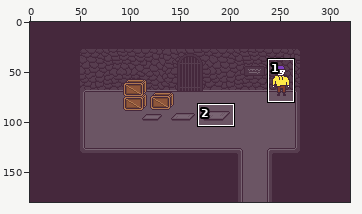
Two states of a pixel-art file, assets/aseprite/cargo_puzzle.aseprite. Above: a wide view before the commit, with the close-up outlined.
Close-up. The starting point:
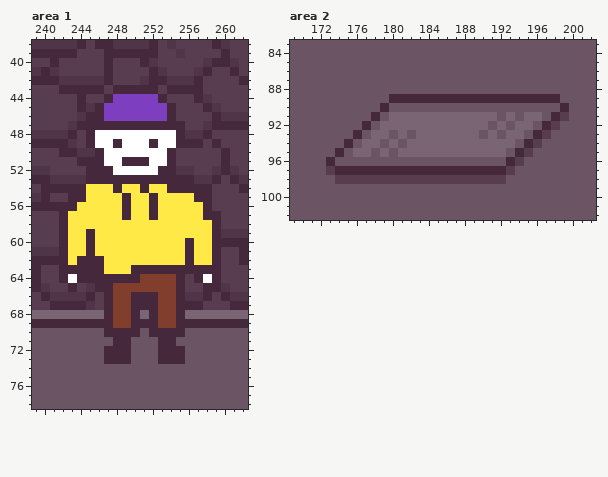
320x180 pixels, 1 frame. Colours within 5 levels of each other are drawn and written as one. Shown: area 1: x 239..262, y 38..78; area 2: x 169..202, y 83..102. The commit also changed other parts of the picture, which this record leaves out.
New version:
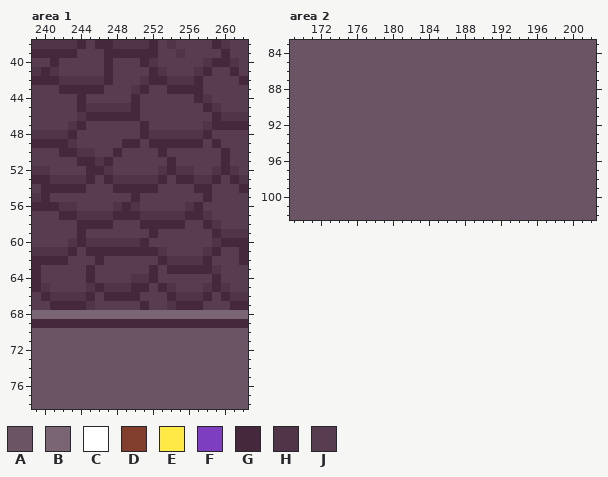
Palette (. is transparent): A #6b5564  B #796573  C #ffffff  D #823e2c  E #ffe947  F #7d3ebf  G #45283c  H #503548  J #573d4f
Changes in this commit:
layer "big_plate" now hidden
Changed rows in their new state; - is an unchanged pixel.
Area 1, layer "sign":
first column x 242:
43 ------JJH-J-------
44 -----JJJGJJJ------
45 ----HHHHGJJJJ-----
46 -----GGGGJJJJ-----
47 ---JJJJJJ-JJJJ----
48 ---JJJJJJGHHHH----
49 ---JJJJGGJ-GG-----
50 ----JJGJJJJGJ-----
51 ----HGJJJJJJ------
52 -----HJJJJJH------
53 ----J-HHHHH-J-----
54 ---JJJ-GG-GJJJJ---
55 -JJJJJJJGJJJJJJJ--
56 HHJJJJH-HJJJJJHGJ-
57 -GHHHHG-GHHHHHGGHJ
58 JJGGGGJJJGGGGGJJGH
59 JJGJJJJJJJGJJJJJJ-
60 JHGHHHHHHGJJJJJJJH
61 HGJ-GGGGGGGHJJJJH-
62 -JJJ-JJJJJJGHHHHGJ
63 JJJ-JJJJJJ-J-----H
64 JJJ-JJJJHHGJJJ-JJ-
65 -J---HHHGGJGHJ--H-
66 ------GG-JJJGH----
67 -----JJJJ-JJH-----
68 -----BBBB-BBBB----
69 ------GG---GG-----
70 -----AAAA-AAAA----
71 ------AA---AA-----
72 -----AAA---AAA----
73 -----AAA---AAA----
Area 2:
first column x 173:
 89 -------AAAAAAAAAAAAAAAAAAA-
 90 ------A-------------------A
 91 -----A-AAAAAAAAAAAA-A-AA-AA
 92 ----A-AAAAAAAAAAAA-A-AA-AA-
 93 ---A-AA-A-AAAAAAA-A-AA-AA--
 94 --A-AA-A-AAAAAAAAAAAA-AA---
 95 -A-AA-A-AAAAAAAAAAAA-AA----
 96 A-------------------AA-----
 97 AAAAAAAAAAAAAAAAAAAAA------
 98 -AAAAAAAAAAAAAAAAAAA-------
Where, in picture pixels (left, top, right, bottom), the same in both close-ups:
changed: (59, 85, 221, 364)
changed: (326, 94, 569, 184)
